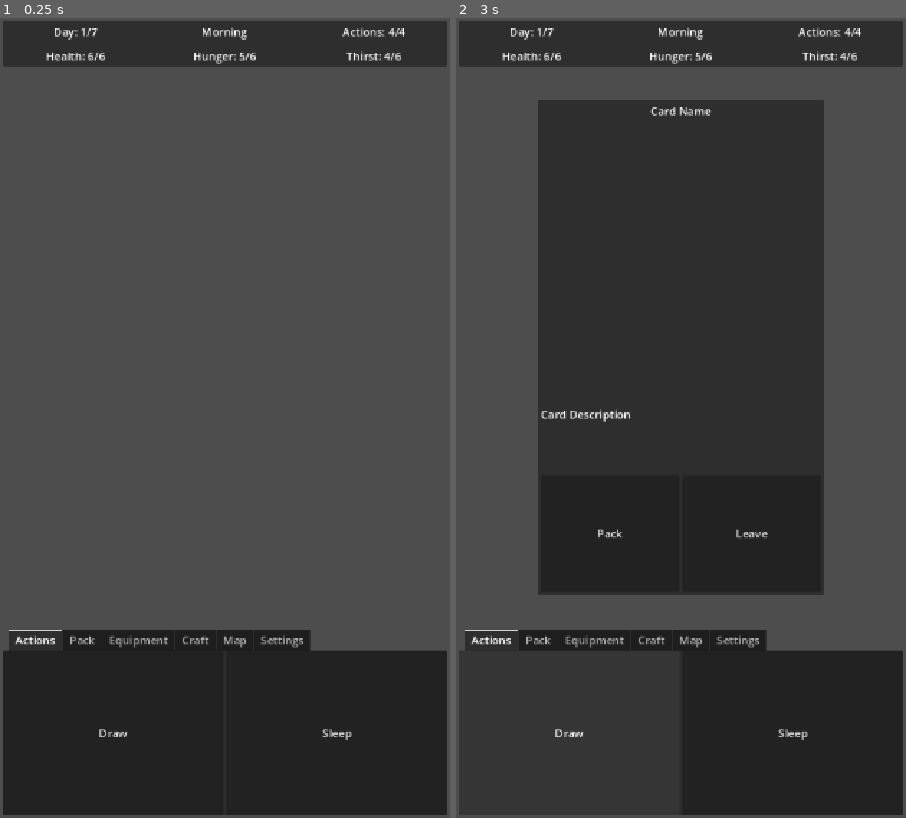
Above: before the commit, frames 1-2 (left to right).
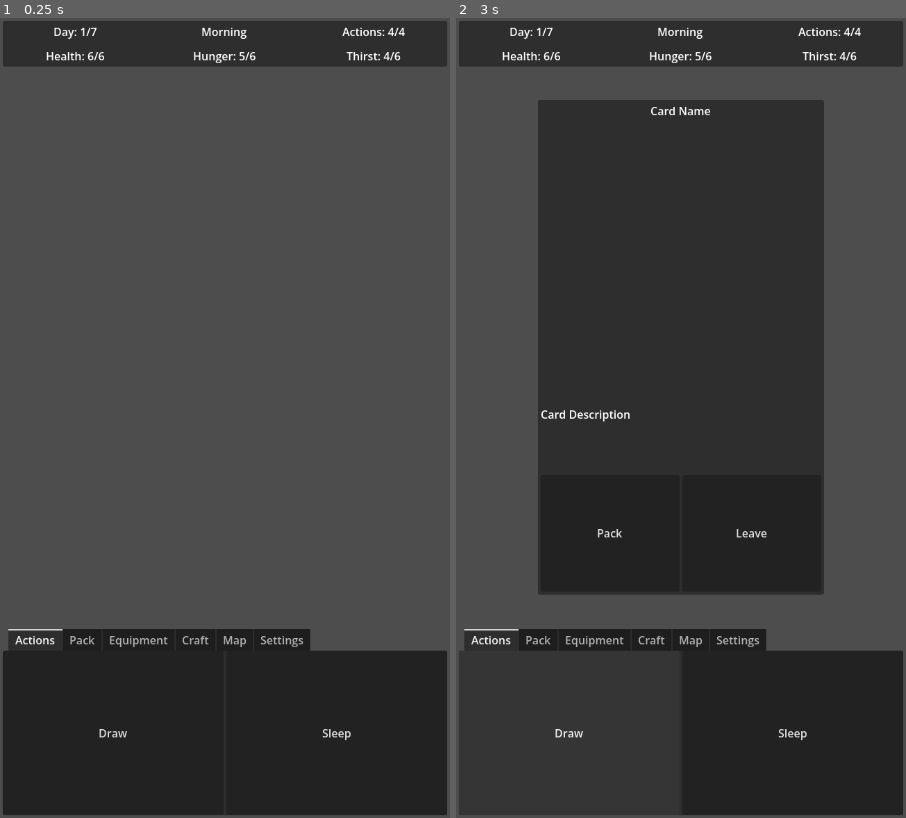
Above: after the commit, the same moments.

Repository: TheOnliestMattastic/Natural-One
Game: Godot game, scene res://scenes/game.tscn
Same seed, same stepped clock (60 frames per second), same inputs: the game is played once before the commit and once after it.
Inputs:
- Up to frame 1 (0.25 s): no input
- Up to frame 2 (3 s): click "Draw" at 0.5 s; click "Pack" at 1.25 s; click "Sleep" at 2 s; click "Draw" at 2.75 s

The runs differ from the first frame. In frame 1, 0.8% of the frame differs, in the area x 1-90%, y 1-91%; in frame 2, 1.1%.

Commit message:
Removed GameMaster node and moved script content to Game node

Diff:
--- a/project.godot
+++ b/project.godot
@@ -24,7 +24,7 @@
 
 window/size/viewport_width=648
 window/size/viewport_height=1152
-window/stretch/mode="canvas_items"
+window/stretch/mode="viewport"
 window/stretch/aspect="expand"
 window/handheld/orientation=1
 
--- a/scenes/game.tscn
+++ b/scenes/game.tscn
@@ -1,6 +1,6 @@
 [gd_scene format=3 uid="uid://b8hmxj2dgu2ei"]
 
-[ext_resource type="Script" uid="uid://bia4suaeusweh" path="res://scripts/game_master.gd" id="1_lbhrr"]
+[ext_resource type="Script" uid="uid://3jupa4urlxyp" path="res://scripts/game.gd" id="1_iywne"]
 [ext_resource type="Script" uid="uid://ddd7muys8yekl" path="res://scripts/ui.gd" id="1_lnu2h"]
 [ext_resource type="PackedScene" uid="uid://dsm0gysm47txb" path="res://scenes/button.tscn" id="2_yqjtg"]
 [ext_resource type="PackedScene" uid="uid://j7841f0rtjdf" path="res://scenes/item.tscn" id="4_lbhrr"]
@@ -9,13 +9,9 @@
 [sub_resource type="StyleBoxEmpty" id="StyleBoxEmpty_pl73o"]
 
 [node name="Game" type="Node" unique_id=568490508]
-
-[node name="GameMaster" type="Node" parent="." unique_id=1397079635]
-unique_name_in_owner = true
-script = ExtResource("1_lbhrr")
+script = ExtResource("1_iywne")
 
 [node name="UI" type="Control" parent="." unique_id=2128815973]
-unique_name_in_owner = true
 layout_mode = 3
 anchors_preset = 15
 anchor_right = 1.0
--- a/scripts/game_master.gd
+++ b/scripts/game.gd
@@ -1,6 +1,6 @@
 extends Node
 
-@onready var ui: Control = %UI
+@onready var ui: Control = $UI
 
 func _ready() -> void:
 	EventBus.button_pressed.connect(_on_button_pressed)
Not shown, added: scripts/game.gd.uid
Not shown, removed: scripts/game_master.gd.uid
